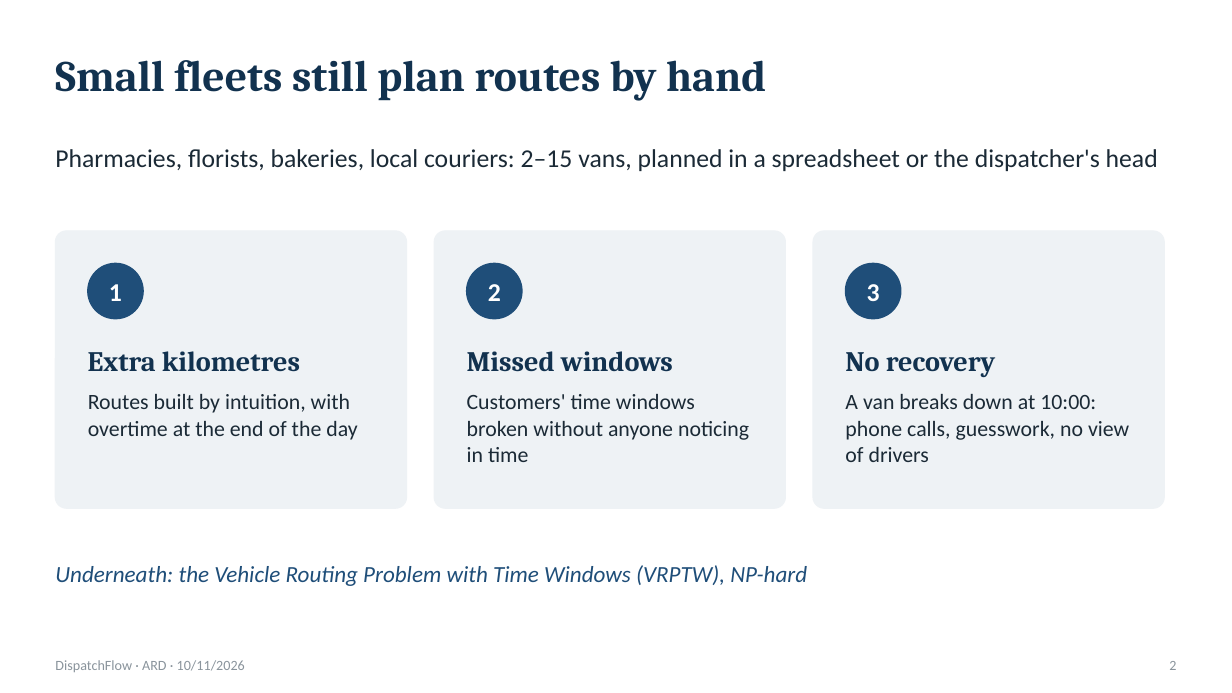
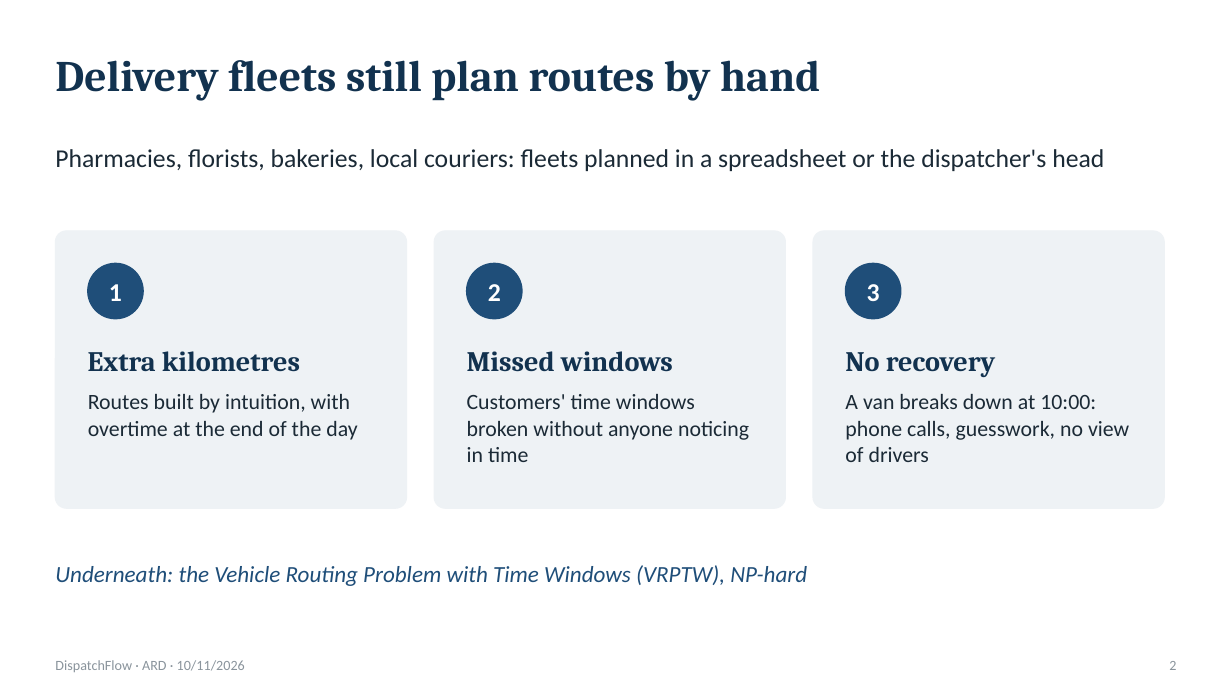
Before and after one commit to NaimElijah/DispatchFlow, a slide deck: slide 2 of docs/presentations/ARD/DispatchFlow_ARD_Presentation.pptx. Drawn at 1232x693 pixels with LibreOffice and Linux fonts; fonts in the diff are those of the drawing. Boxes give left, top, right and bottom in pixels: in the first picture for what was removed or moved away, otherwise in the second. Text is boxed around its words. In the diff, an @@ line names an element or a change of style, - is before the commit and + after.

Commit message:
docs: update the ARD and its presentation
The ARD and its presentation from #31 were reviewed and revised. The
ARD is now version 1.0 of 10 November 2026, derived from the course
ARD template; it names all four team members and ends with the plan
for the proof of concept. The presentation (15 slides) is revised
with it.

Closes #38
Closes #39

```diff
--- a/docs/presentations/ARD/DispatchFlow_ARD_Presentation.pptx
+++ b/docs/presentations/ARD/DispatchFlow_ARD_Presentation.pptx
@@ title at [55, 60, 820, 101]: text changed @@
-Small fleets still plan routes by hand
+Delivery fleets still plan routes by hand
@@ text at [55, 149, 1104, 171]: text changed @@
-Pharmacies, florists, bakeries, local couriers: 2–15 vans, planned in a spreadsheet or the dispatcher's head
+Pharmacies, florists, bakeries, local couriers: fleets planned in a spreadsheet or the dispatcher's head
```
Also in this commit, not shown: 7 other slides changed, 7 slides added, 8 slides removed, 1 other file.
